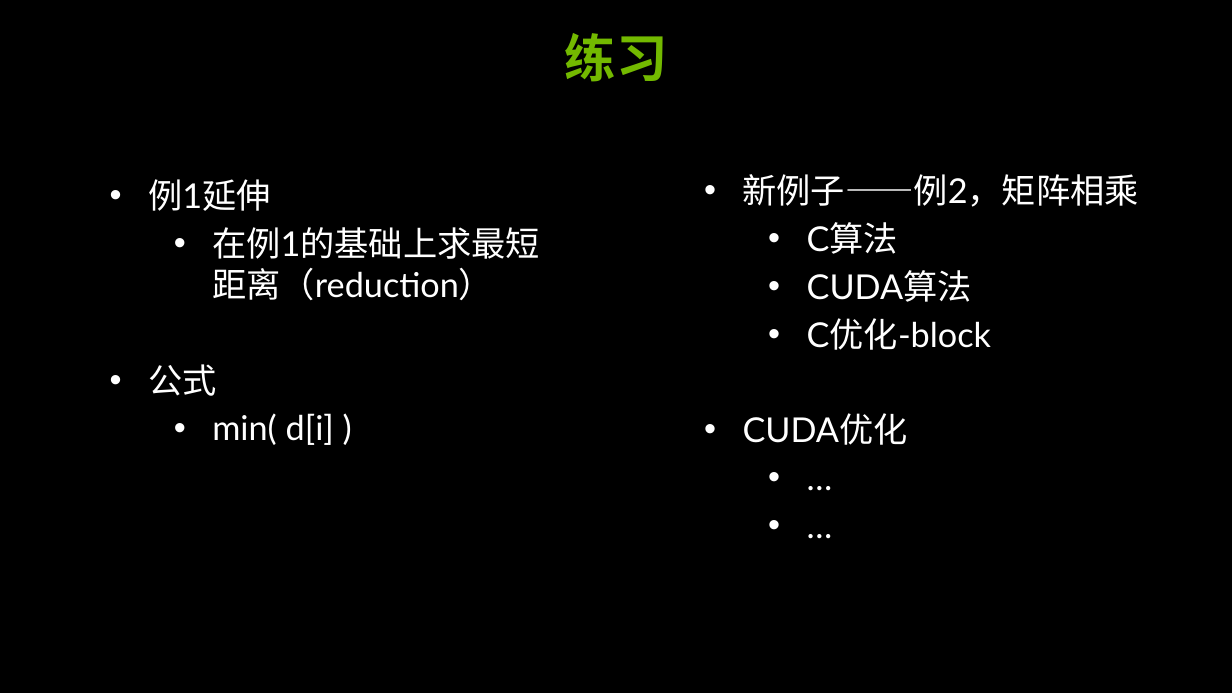
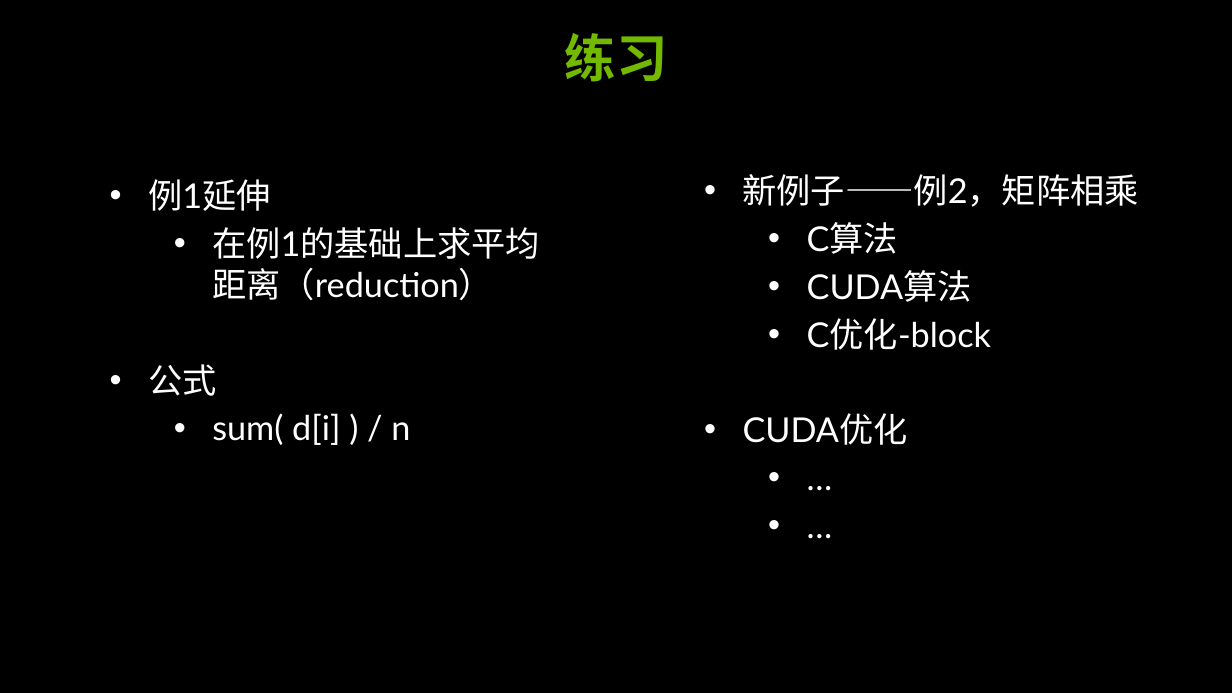
Before and after one commit to soulsheng/CUDA-Practice, a slide deck: slide 17 of doc/cuda_training_day1_pm(20141219Liu).pptx (slide 11 before the commit). Drawn at 1232x693 pixels with LibreOffice and Linux fonts; fonts in the diff are those of the drawing; background and template pictures are left out. Boxes give left, top, right and bottom in pixels: in the first picture for what was removed or moved away, otherwise in the second. Text is boxed around its words. In the diff, an @@ line names an element or a change of style, - is before the commit and + after.

```diff
--- a/doc/cuda_training_day1_pm(20141219Liu).pptx
+++ b/doc/cuda_training_day1_pm(20141219Liu).pptx
@@ text at box(212, 227, 540, 300): text changed @@
-  • 在例1的基础上求最短距离（reduction）
+  • 在例1的基础上求平均距离（reduction）
@@ text at box(212, 413, 410, 445): text changed @@
-  • min( d[i] )
+  • sum( d[i] ) / n
```
Also in this commit, not shown: 1 other slide changed, 7 slides added, 1 slide removed.
